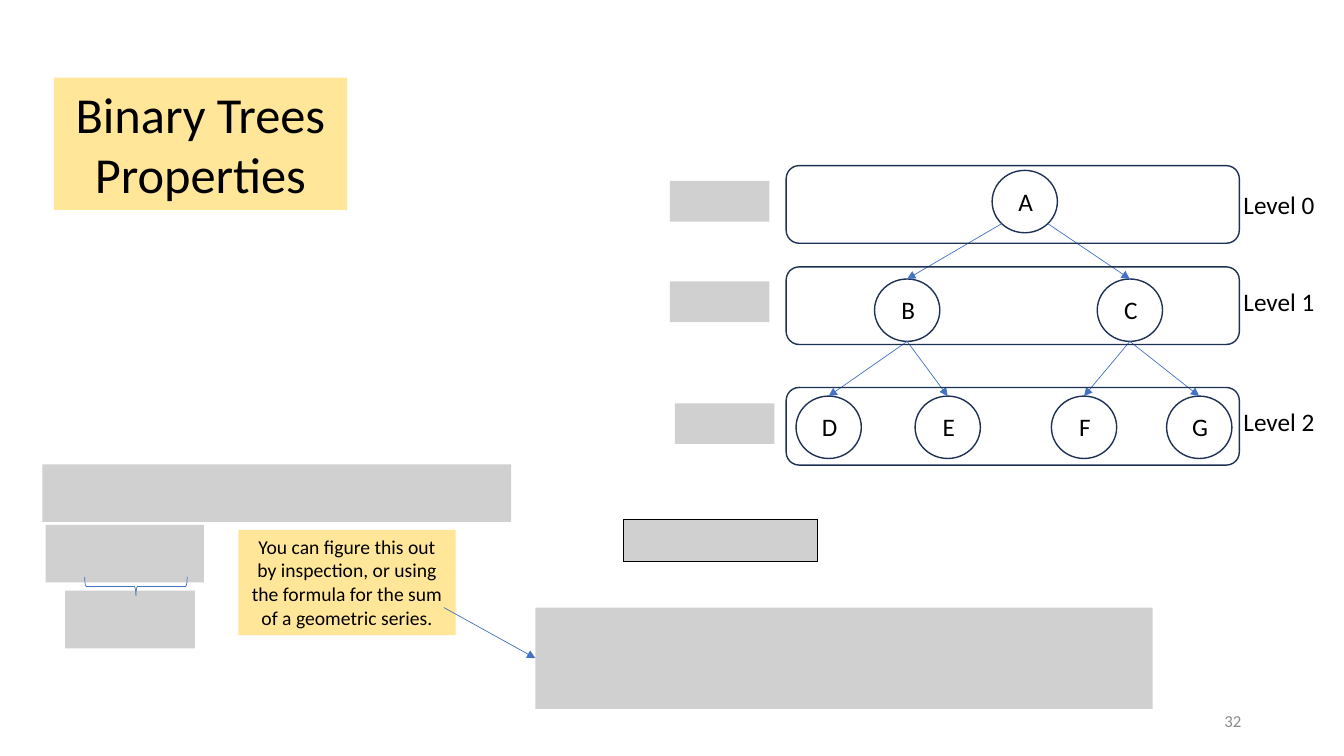
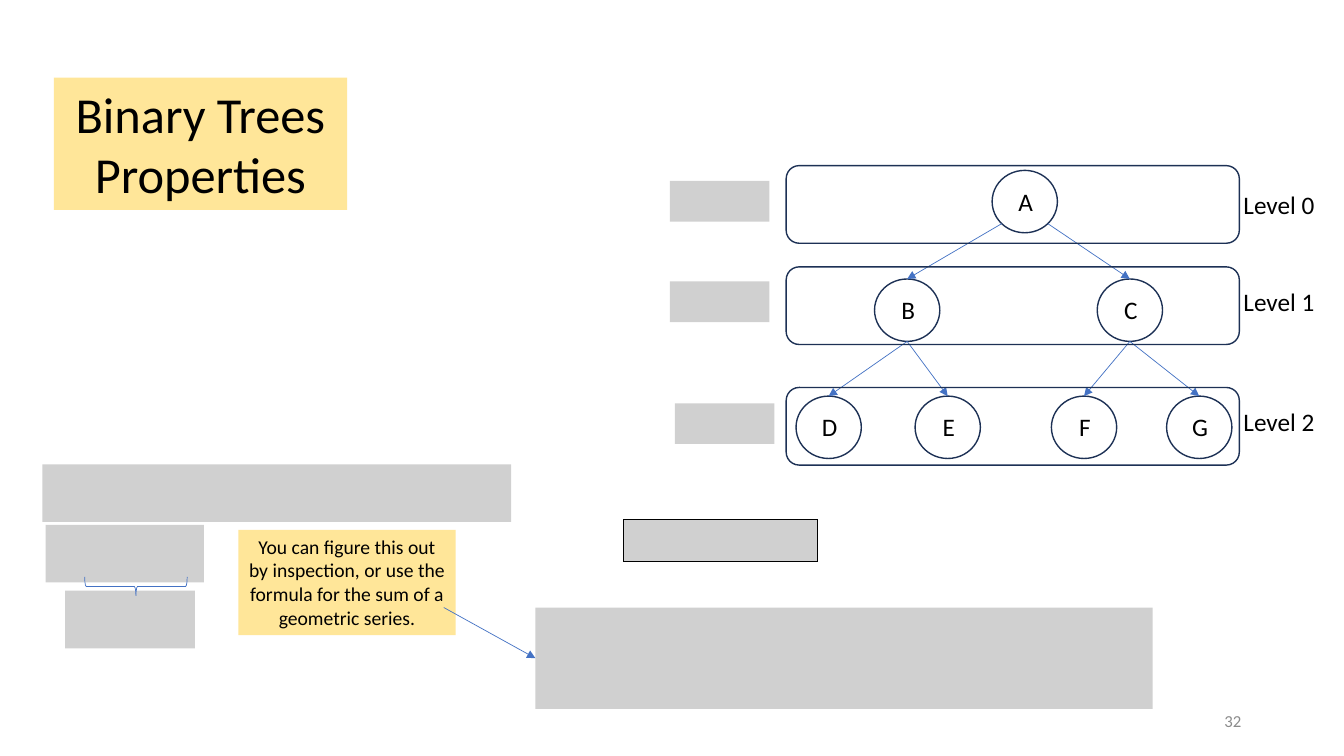
Before and after one commit to tjd1234/cmpt225fall2023, a slide deck: slide 32 of lecture_notes/week6/week6_trees.pptx. Drawn at 1344x756 pixels with LibreOffice and Linux fonts; fonts in the diff are those of the drawing; grey boxes stand for pictures. Boxes give left, top, right and bottom in pixels: in the first picture for what was removed or moved away, otherwise in the second. Text is boxed around its words. In the diff, an @@ line names an element or a change of style, - is before the commit and + after.

Commit message:
updated

```diff
--- a/lecture_notes/week6/week6_trees.pptx
+++ b/lecture_notes/week6/week6_trees.pptx
@@ text in rectangle at [249,540,445,629]: text changed @@
-You can figure this out by inspection, or using the formula for the sum of a geometric series.
+You can figure this out by inspection, or use the formula for the sum of a geometric series.
```
Also in this commit, not shown: 2 other slides changed.
